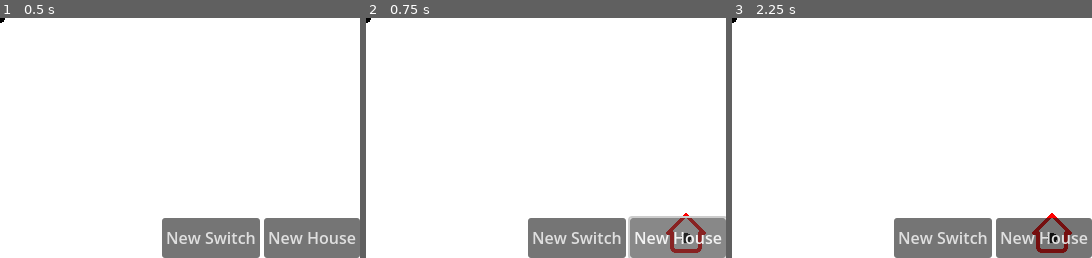
Above: before the commit, frames 1-3 (left to right).
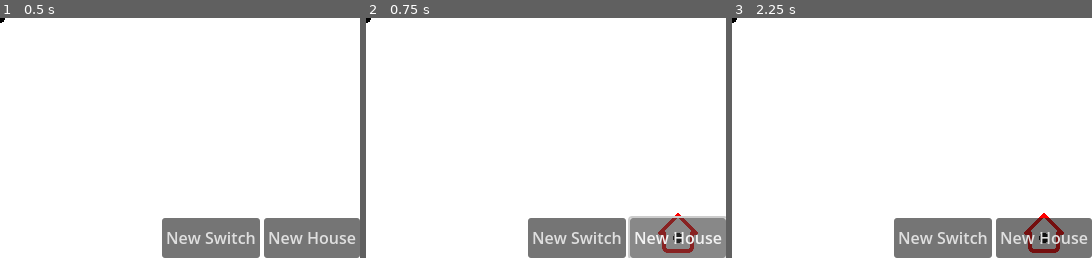
Above: after the commit, the same moments.

Repository: jcronenberg/crISP
Game: Godot game, scene res://src/scenes/main/game.tscn
Two runs of this game, one before a commit and one after it. Both use one fixed random seed, a clock stepped at 60 frames per second and the inputs below.
Inputs:
- Up to frame 1 (0.5 s): no input
- Up to frame 2 (0.75 s): click "New House" at 0.5 s
- Up to frame 3 (2.25 s): click "New House" at 1.25 s; click "Copper" at 2 s
The pictures show only the part of the screen within x 50-100%, y 50-100%; the shares and areas given below are measured in that part.

Frame 1 is identical in both runs. In frame 2, 0.9% of the frame differs, in the area x 81-95%, y 81-98%; in frame 3, 0.9%.

Commit message:
Allow free form placing with option to snap

Diff:
--- a/project.godot
+++ b/project.godot
@@ -58,6 +58,11 @@
 "events": [Object(InputEventKey,"resource_local_to_scene":false,"resource_name":"","device":0,"window_id":0,"alt_presse …(194 unchanged characters)…
 ]
 }
+SnapToGrid={
+"deadzone": 0.5,
+"events": [Object(InputEventKey,"resource_local_to_scene":false,"resource_name":"","device":0,"window_id":0,"alt_pressed":false,"shift_pressed":false,"ctrl_pressed":false,"meta_pressed":false,"pressed":false,"keycode":0,"physical_keycode":4194325,"key_label":0,"unicode":0,"location":0,"echo":false,"script":null)
+]
+}
 
 [rendering]
 
--- a/src/cables/cable_creator.gd
+++ b/src/cables/cable_creator.gd
@@ -13,9 +13,10 @@
 		var query := PhysicsPointQueryParameters2D.new()
 		query.collide_with_areas = true
 		query.position = get_global_mouse_position()
+		if Input.is_action_pressed("SnapToGrid"):
+			query.position = query.position.snapped(Vector2i(20, 20))
 		query.collide_with_bodies = false
 		var nodes = space_state.intersect_point(query)
-		#print(nodes) # debug
 		for node in nodes:
 			if node["collider"] is WanPort or node["collider"] is PortNode and not node["collider"].get_parent().is_port_connected:
 				if node["collider"] is not WanPort:
@@ -45,8 +46,10 @@
 
 # Called every frame. 'delta' is the elapsed time since the previous frame.
 func _process(_delta):
-	var cursor_pos = get_global_mouse_position()
-	cable.set_point_position(cur_point, (cursor_pos - cable.global_position).snapped(Vector2i(20, 20)))
+	var cursor_pos: Vector2 = get_global_mouse_position()
+	if Input.is_action_pressed("SnapToGrid"):
+		cursor_pos = cursor_pos.snapped(Vector2i(20, 20))
+	cable.set_point_position(cur_point, cursor_pos - cable.global_position)
 
 
 func init(caller_port: PortNode) -> void:
--- a/src/endpoints/house_node.gd
+++ b/src/endpoints/house_node.gd
@@ -19,7 +19,10 @@
 func _process(_delta):
 	if not placed:
 		global_position = get_global_mouse_position()
-		global_position = global_position.snapped(Vector2i(20, 20))
+		var place_pos: Vector2 = get_global_mouse_position()
+		if Input.is_action_pressed("SnapToGrid"):
+			place_pos = place_pos.snapped(Vector2i(20, 20))
+		global_position = place_pos
 
 
 func _input(event):
--- a/src/endpoints/house_node.tscn
+++ b/src/endpoints/house_node.tscn
@@ -21,7 +21,6 @@
 shader_parameter/color = Color(1, 0, 0, 1)
 
 [sub_resource type="CircleShape2D" id="CircleShape2D_34dc3"]
-radius = 5.0
 
 [node name="House" type="Node2D"]
 material = SubResource("ShaderMaterial_xai6s")
--- a/src/endpoints/switch_node.gd
+++ b/src/endpoints/switch_node.gd
@@ -9,7 +9,10 @@
 func _process(_delta):
 	if not placed:
 		var old_position = global_position
-		global_position = get_global_mouse_position().snapped(Vector2i(20, 20)) + Vector2(10, 10)
+		var place_pos: Vector2 = get_global_mouse_position()
+		if Input.is_action_pressed("SnapToGrid"):
+			place_pos = place_pos.snapped(Vector2i(20, 20))
+		global_position = place_pos
 		if old_position - global_position != old_position:
 			move_connected_cables(old_position - global_position)
 
--- a/src/endpoints/switch_port.tscn
+++ b/src/endpoints/switch_port.tscn
@@ -4,7 +4,6 @@
 [ext_resource type="Texture2D" uid="uid://gxgi3r43dh4q" path="res://assets/black_circle.png" id="3_3hjed"]
 
 [sub_resource type="CircleShape2D" id="CircleShape2D_k723k"]
-radius = 5.0
 
 [node name="SwitchPort" type="Area2D"]
 use_parent_material = true
--- a/src/endpoints/wan_port.tscn
+++ b/src/endpoints/wan_port.tscn
@@ -4,7 +4,7 @@
 [ext_resource type="Script" path="res://src/endpoints/wan_port.gd" id="1_qem1d"]
 
 [sub_resource type="CircleShape2D" id="CircleShape2D_3fbuq"]
-radius = 5.0
+radius = 15.0
 
 [node name="WANPort" type="Area2D"]
 script = ExtResource("1_qem1d")
Not shown: 2 places in src/cables/cable_node.tscn that only renumber resources
